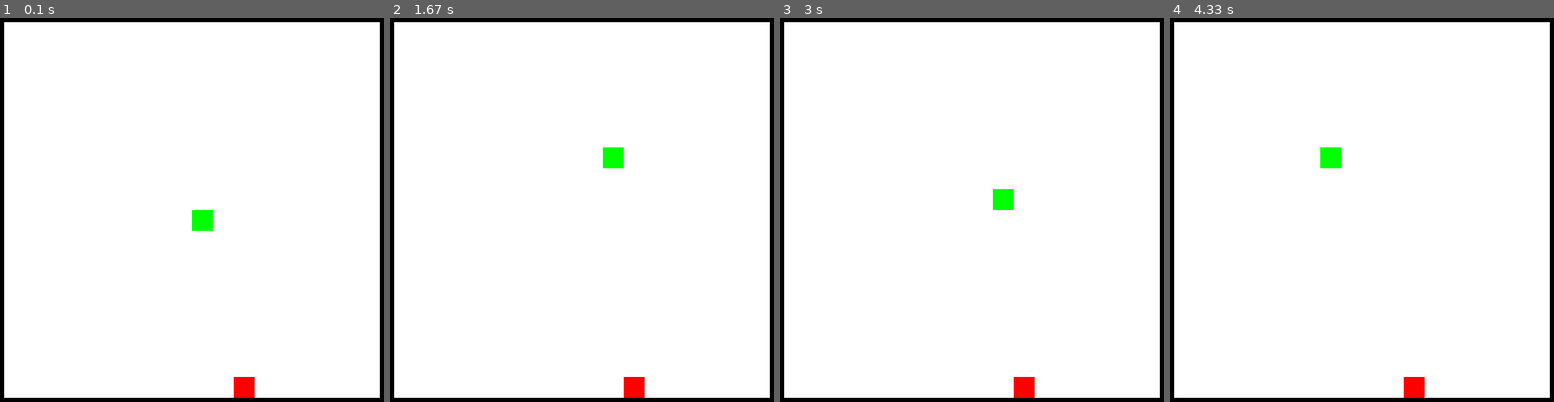
Above: before the commit, frames 1-4 (left to right).
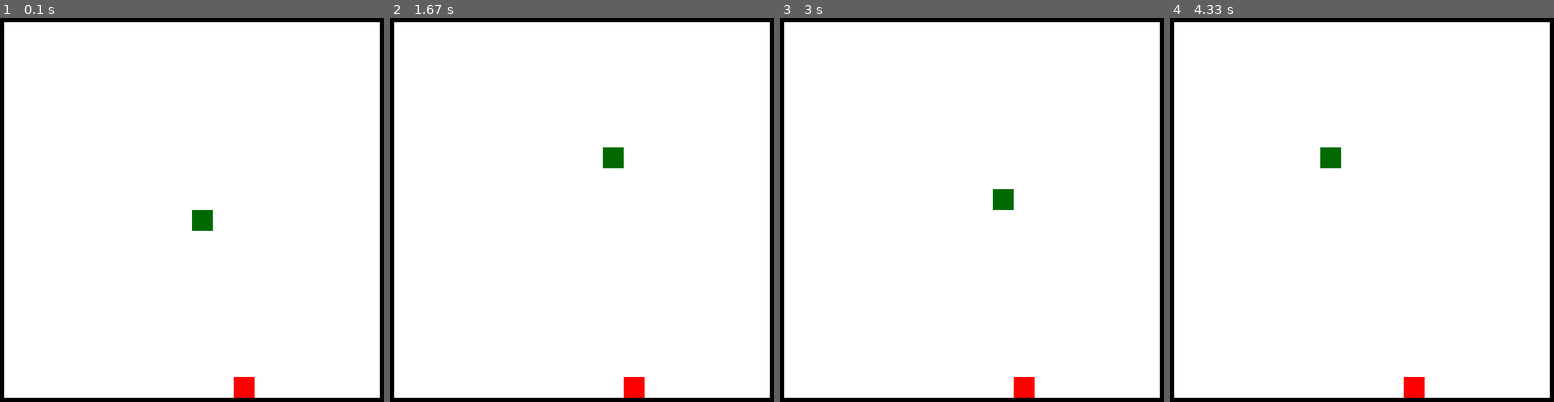
Above: after the commit, the same moments.

Repository: lila-smith/snake-game-reinforcement-learning
Game: pygame game, started from snake_game.py
The game is run twice, just before and just after one commit, with the same random seed, the same clock (stepped at 60 frames per second) and the same inputs.
Inputs:
- Up to frame 1 (0.1 s): no input
- Up to frame 2 (1.67 s): hold Up 0.83-1.3 s; hold Right from 1.33 s (still down)
- Up to frame 3 (3 s): release Right at 1.83 s; hold Left 1.87-2.4 s; hold Down 2.43-2.98 s
- Up to frame 4 (4.33 s): hold Left 3.02-3.57 s; hold Up 3.6-4.15 s; hold Right from 4.18 s (still down)

The runs differ from the first frame. In frame 1, 0.3% of the frame differs, in the area x 50-56%, y 50-56%; in frame 2, 0.3%; in frame 3, 0.3%; in frame 4, 0.3%.

Commit message:
Changed snake color to gradient and added documentation to model.

Diff:
--- a/snake_model.py
+++ b/snake_model.py
@@ -1,19 +1,33 @@
+"""
+This file outlines the GameBoard class that creates a model of the snake board
+squares using a 2D list. It also includes the abstract class Object that's
+inheritors are placed in the GameBoard to represent types of squares.
+"""
+
 import math
 import random
 
 class GameBoard:
     """
+    Snake game representation.
+
     Attributes:
-    _board_array: a 2d list containing the one of objects Apple, Blank, Border, SnakeTail, or SnakeHead for each square of the board
-    _snake_direction: current direction of motion
-    _snake: list of snake positions
-    _dimensions: the side length of the board
-    _timestep: time for snake to move one block
-    Maybe move to main.py
+    _end_condition: Boolean representation for if game is over.
+    _board_array: 2D list containing the one of objects (Apple, Blank, Border,
+                  SnakeTail, or SnakeHead) for each square of the board
+    _side: An integer for side length of the board in squares.
+    _snake: List of ordered Snake positions (from head to end of tail).
+    _direction: A list for current direction of motion referring to
+                _board_array indices.
     """
 
     def __init__(self, side):
         """
+        Initializes GameBoard with SnakeHead in center, a randomly spawned
+        Apple, Border, and Blank instances.
+
+        Args:
+            side: An integer length of GameBoard. Includes borders.
         """
         self._end_condition = False
         self._side = side
@@ -34,6 +48,9 @@
         self.spawn_apple()
 
     def __repr__(self):
+        """
+        Iterates through GameBoard to represent each square as part of string.
+        """
         repr_string = ""
         for row in self.board_array:
             str_temp = ""
@@ -63,13 +80,26 @@
         return len(self._snake)
 
     @property
-    def snake_head(self):
-        return self._snake[0]
+    def snake(self):
+        return self._snake
 
     def change_direction(self, direction):
+        """
+        Switches current direction to input. Any input outside of the specified
+        may result in abnormal snake behavior.
+
+        Args:
+            direction: A two-element list that is one of the following: [1,0],
+                       [-1,0], [0,1], or [0,-1].
+        """
         self._direction = direction
 
     def check_next_square(self):
+        """
+        Moves snake in direction and interacts with the next square. The
+        interaction will result in maintained velocity, increased length,
+        or game over.
+        """
         snake_head = self._snake[0]
         if not self.direction == [0,0]:
             self.board_array[(snake_head[0] + self.direction[0])] \
@@ -77,6 +107,13 @@
                         .interaction(self)
 
     def maintain_velocity(self):
+        """
+        Moves snake one block forward.
+
+        Removes last snake entry, changes current SnakeHead instance to
+        SnakeTail instance, and adds new SnakeHead instance. Interaction is
+        called when next square is Blank instance.
+        """
         # Set up rows and cols to access
         previous_head = self._snake[0]
         last_square = self._snake.pop()
@@ -91,6 +128,13 @@
         self._snake = [next_square] + self._snake
 
     def increase_length(self):
+        """
+        Moves snake one block forward and increases length by one.
+
+        Changes current SnakeHead instance to SnakeTail instance and adds new
+        SnakeHead instance in front. Interaction is called when next square is
+        Apple instance.
+        """
         # Set up rows and cols to access
         previous_head = self._snake[0]
         next_square = [(previous_head[0] + self.direction[0]), \
@@ -104,6 +148,9 @@
         self.spawn_apple()
 
     def spawn_apple(self):
+        """
+        Randomly chooses a Blank instance to turn into an Apple instance.
+        """
         blank_indexes = []
         for row_index, row in enumerate(self.board_array):
             for col_index, item in enumerate(row):
@@ -113,14 +160,33 @@
         self.mark_square(chosen_square[0], chosen_square[1], Apple())
 
     def game_over(self):
+        """
+        Ends game.
+
+        Changes end condition to True. Interaction is called when next square
+        is Border or SnakeTail instance.
+        """
         self._end_condition = True
 
     def get_square(self, row, col):
         """
+        Returns the Object instance in specified row and column.
+
+        Args:
+            row: Integer less than _side for first index of _board_array.
+            col: Integer less than _side for second index of _board_array.
         """
         return self.board_array[row][col]
 
     def mark_square(self, row, col, object_type):
+        """
+        Changes the Object in specified row and column.
+
+        Args:
+            row: Integer less than _side for first index of _board_array.
+            col: Integer less than _side for second index of _board_array.
+            object_type: An instance of inheritor of Object.
+        """
         self._board_array[row][col] = object_type
 
 
--- a/snake_view.py
+++ b/snake_view.py
@@ -91,12 +91,23 @@
                                         self.scale_factor)
                 pygame.draw.rect(self.screen, item.color, rect_temp)
 
+        snake_length = self.board.snake_length
+        buffer = 5
+        for index, square in enumerate(self.board.snake):
+            item = self.board.get_square(square[0], square[1])
+            color_factor = (index + buffer / 2) / (snake_length + buffer)
+            color = [item.color[0], item.color[1], item.color[2]]
+            color = [color_factor * value for value in color]
+            rect_temp = pygame.Rect(square[1] * self.scale_factor, \
+                                        square[0] * self.scale_factor, \
+                                        self.scale_factor, \
+                                        self.scale_factor)
+            pygame.draw.rect(self.screen, color, rect_temp)
+        """
         head_row = self.board.snake_head[1]
         head_col = self.board.snake_head[0]
-        direction_hor = self.board.snake_head[0]
-        direction_ver = self.board.direction[1]
-
-        """
+        direction_hor = self.board.snake[0][0]
+        direction_ver = self.board.direction[0][1]
             if direction_ver == 0:
             pygame.draw.rect(self.screen, [0,0,0], \
                 (ceil((head_col + 0.5 + direction_hor * 0.25) * self.scale_factor), \
